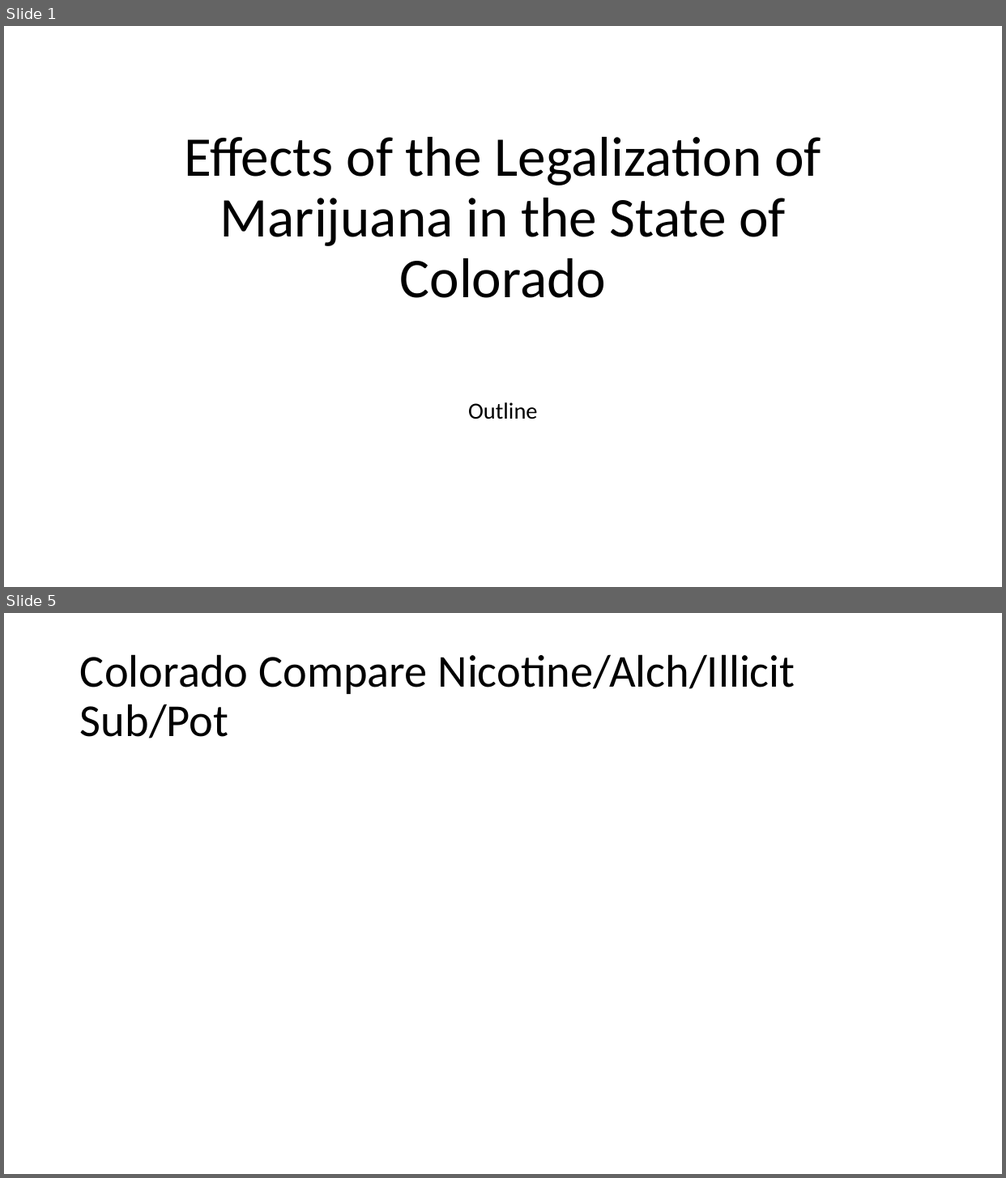
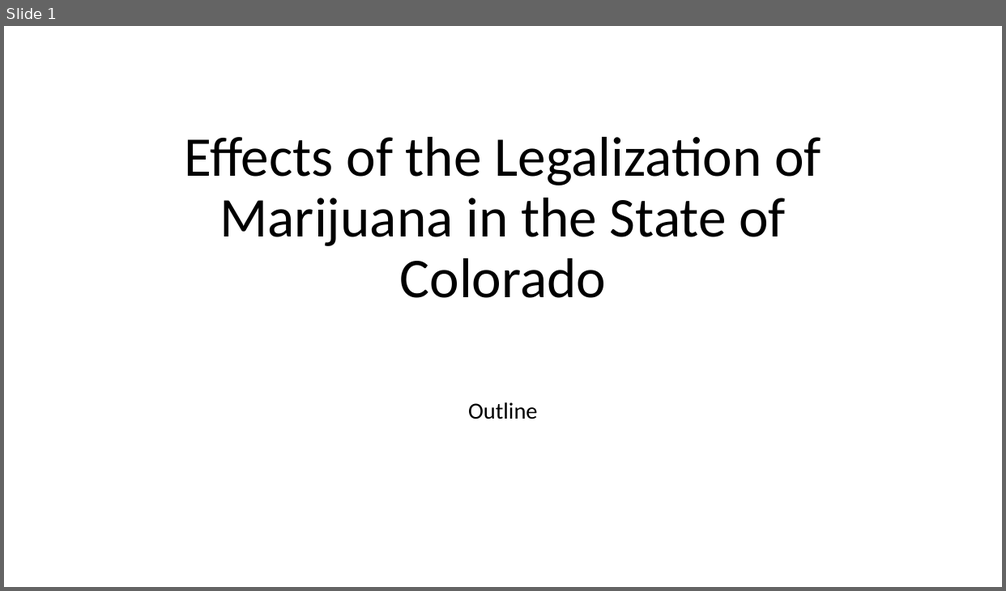
Before and after one commit to zdsteele/Project_1, a slide deck: Outline.pptx. Shown one above the other, each under a label of ours: slides 1 and 5 before the commit, slide 1 after it; the slides between them are not shown. The pictures are 1006x1178 and 1006x591 pixels, drawn with LibreOffice and Linux fonts; fonts in the diff are those of the drawing. Boxes give left, top, right and bottom in pixels: in the first picture for what was removed or moved away, otherwise in the second. Text is boxed around its words. In the diff, an @@ line names an element or a change of style, - is before the commit and + after.

```diff
--- a/Outline.pptx
+++ b/Outline.pptx
@@ slide 5 removed at <box>4,613,1002,1174</box>, background #FFFFFF @@
@@ title removed at <box>80,654,795,739</box> @@
-Colorado Compare Nicotine/Alch/Illicit Sub/Pot
```
Also in this commit, not shown: 2 slides changed, 8 slides added, 14 other slides removed.
